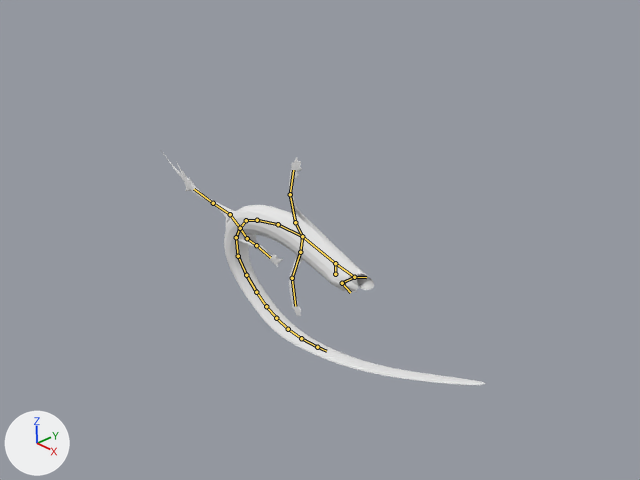
One commit to the Blender file blend/ameiva.blend: the scene before it, then after it.
The view is the same before and after, from the file's camera 'Camera'. Lighting does not change. The marker at lower left points along +X, +Y and +Z. Both versions are drawn at the pose saved in each file; the numbers are the values there. The bones that bend it are drawn over the model as lines.
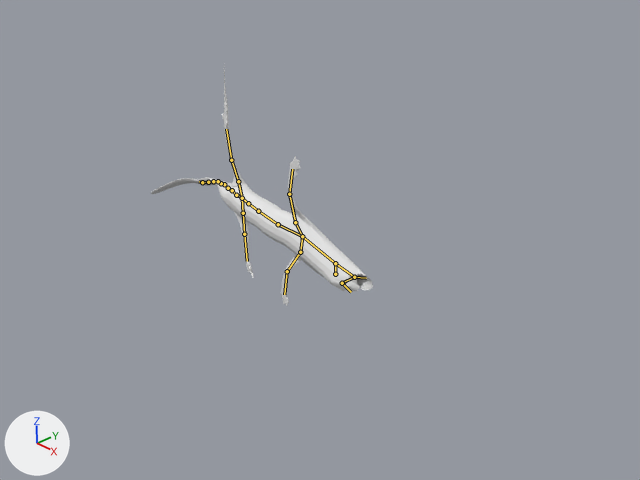
Pixel boxes (x1, y1, x2, y2) of what changed, in the pictures (640 x 480 px):
'Cylinder', posed
    before: (161, 150, 485, 385)
    after: (151, 70, 373, 306)
bone 'Bone.031', root to tip
    before: (342, 283) to (350, 292)
    after: (342, 283) to (351, 292)
bone 'Bone.004', root to tip
    before: (300, 252) to (292, 278)
    after: (300, 252) to (287, 271)
bone 'Bone.007', root to tip
    before: (295, 222) to (290, 194)
    after: (295, 222) to (289, 194)
bone 'Bone.010', root to tip
    before: (278, 224) to (257, 220)
    after: (278, 224) to (258, 211)
bone 'Bone.011', root to tip
    before: (257, 220) to (246, 220)
    after: (258, 211) to (248, 203)
bone 'Bone.012', root to tip
    before: (246, 220) to (240, 228)
    after: (248, 203) to (242, 198)
bone 'Bone.014', root to tip
    before: (247, 238) to (256, 245)
    after: (243, 213) to (244, 234)
bone 'Bone.017', root to tip
    before: (230, 214) to (213, 203)
    after: (238, 181) to (231, 160)
bone 'Bone.018', root to tip
    before: (213, 203) to (194, 189)
    after: (231, 160) to (226, 129)
bone 'Bone.019', root to tip
    before: (240, 228) to (236, 237)
    after: (242, 198) to (236, 195)
bone 'Bone.020', root to tip
    before: (236, 237) to (238, 256)
    after: (236, 195) to (232, 190)
bone 'Bone.021', root to tip
    before: (238, 256) to (246, 275)
    after: (232, 190) to (228, 188)
bone 'Bone.022', root to tip
    before: (246, 275) to (256, 292)
    after: (228, 188) to (224, 184)
bone 'Bone.024', root to tip
    before: (266, 306) to (276, 318)
    after: (221, 183) to (218, 181)
bone 'Bone.025', root to tip
    before: (276, 318) to (288, 329)
    after: (218, 181) to (213, 181)
bone 'Bone.026', root to tip
    before: (288, 329) to (301, 338)
    after: (213, 181) to (208, 182)
bone 'Bone.027', root to tip
    before: (301, 338) to (317, 347)
    after: (208, 182) to (202, 182)
bone 'Bone.028', root to tip
    before: (317, 347) to (326, 351)
    after: (202, 182) to (199, 181)

The change in detail:
Bone 'Bone.031' (bone_bone_031) turns from (0, 0, 0) to (-4, -2, 0) degrees about its own x, y and z.
Bone 'Bone.004' (bone_bone_004) turns from (0, 0, 0) to (-5, -2, 22) degrees about its own x, y and z.
Bone 'Bone.007' (bone_bone_007) turns from (0, 0, 0) to (0, 1, 2) degrees about its own x, y and z.
Bone 'Bone.010' (bone_bone_010) turns from (0, 0, 0) to (-4, -2, -15) degrees about its own x, y and z.
Bone 'Bone.011' (bone_bone_011) turns from (0, 0, 0) to (-3, -1, -10) degrees about its own x, y and z.
Bone 'Bone.012' (bone_bone_012) turns from (0, 0, 0) to (-6, 1, -20) degrees about its own x, y and z.
Bone 'Bone.014' (bone_bone_014) turns from (0, 0, 0) to (5, 0, -10) degrees about its own x, y and z.
Bone 'Bone.017' (bone_bone_017) turns from (0, 0, 0) to (-6, -11, -18) degrees about its own x, y and z.
Bone 'Bone.018' (bone_bone_018) turns from (0, 0, 0) to (-1, -1, -4) degrees about its own x, y and z.
Bone 'Bone.019' (bone_bone_019) turns from (0, 0, 0) to (-1, 1, -5) degrees about its own x, y and z.
Bone 'Bone.020' (bone_bone_020) turns from (0, 0, 0) to (-7, 8, -34) degrees about its own x, y and z.
Bone 'Bone.021' (bone_bone_021) turns from (0, 0, 0) to (-1, 9, -30) degrees about its own x, y and z.
Bone 'Bone.022' (bone_bone_022) turns from (0, 0, 0) to (1, 5, -17) degrees about its own x, y and z.
Bone 'Bone.024' (bone_bone_024) turns from (0, 0, 0) to (2, 4, -13) degrees about its own x, y and z.
Bone 'Bone.025' (bone_bone_025) turns from (0, 0, 0) to (1, 1, -4) degrees about its own x, y and z.
Bone 'Bone.026' (bone_bone_026) turns from (0, 0, 0) to (2, 1, -7) degrees about its own x, y and z.
Bone 'Bone.027' (bone_bone_027) turns from (0, 0, 0) to (2, 1, -6) degrees about its own x, y and z.
Bone 'Bone.028' (bone_bone_028) turns from (0, 0, 0) to (3, 2, -11) degrees about its own x, y and z.
